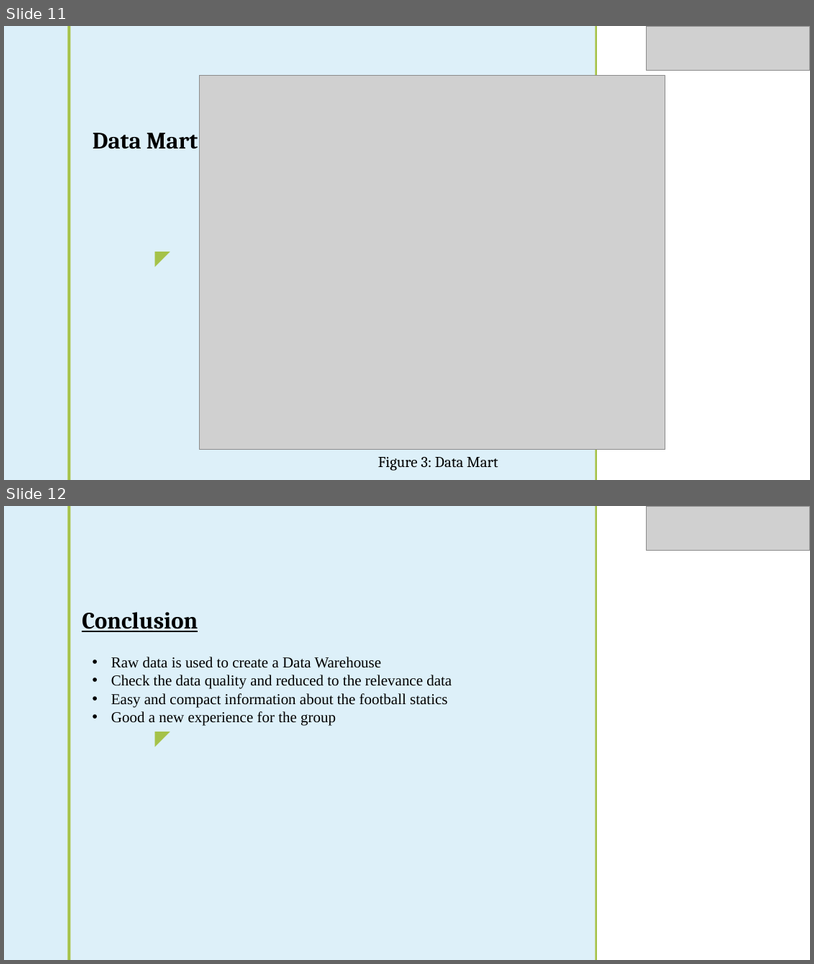
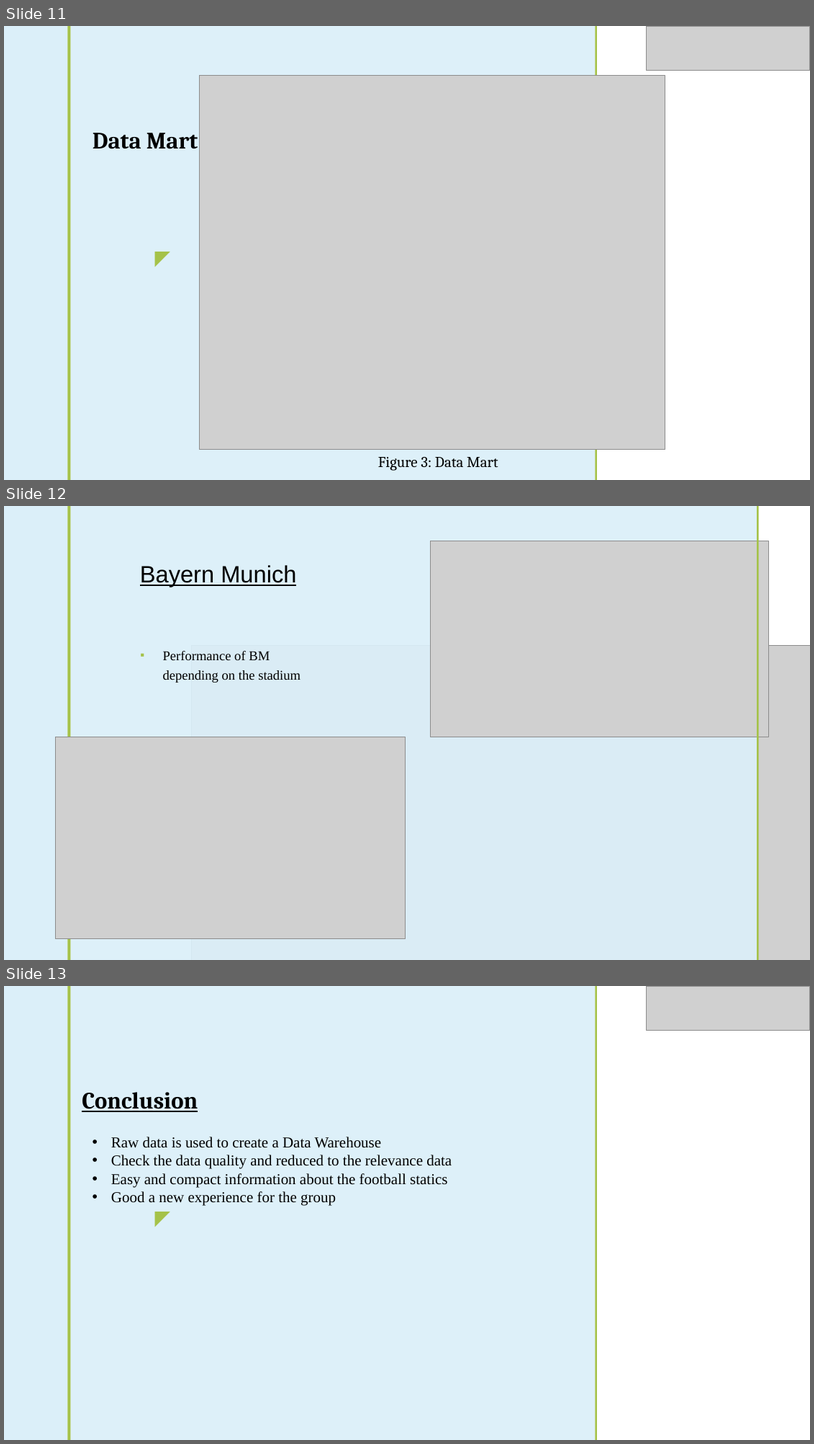
Before and after one commit to turoprophet/DAWA_DWH, a slide deck: DAWA.pptx. Shown one above the other, each under a label of ours: slides 11 and 12 before the commit, slides 11, 12 and 13 after it. The pictures are 814x964 and 814x1444 pixels, drawn with LibreOffice and Linux fonts; fonts in the diff are those of the drawing; grey boxes stand for pictures; background and template pictures are left out. Boxes give left, top, right and bottom in pixels: in the first picture for what was removed or moved away, otherwise in the second. Text is boxed around its words. In the diff, an @@ line names an element or a change of style, - is before the commit and + after.

Commit message:
results

```diff
--- a/DAWA.pptx
+++ b/DAWA.pptx
@@ slide 12 added at [4, 506, 810, 960], background picture (left out) @@
@@ rectangle added at [4, 506, 810, 960], fill #FFFFFF @@
@@ rectangle added at [4, 506, 67, 960], fill #DBEFF9 @@
@@ rectangle added at [67, 506, 70, 960], fill #A5C249 @@
@@ rectangle added at [70, 506, 756, 960], fill #DBEFF9 at 92% opacity @@
@@ rectangle added at [70, 506, 757, 960], fill #DBEFF9 at 92% opacity @@
@@ rectangle added at [756, 506, 759, 960], fill #A5C249 @@
@@ rectangle added at [757, 506, 759, 960], fill #A5C249 @@
@@ picture added at [431, 541, 770, 736] @@
@@ title added at [140, 565, 296, 587], 28 pt, text #000000, underline @@
+Bayern Munich
@@ text added at [163, 651, 301, 682], 16 pt, text #000000 @@
+▪ Performance of BM depending on the stadium
@@ picture added at [191, 645, 810, 960] @@
@@ picture added at [55, 736, 405, 939] @@
@@ what was slide 12 is now slide 13 @@
```
